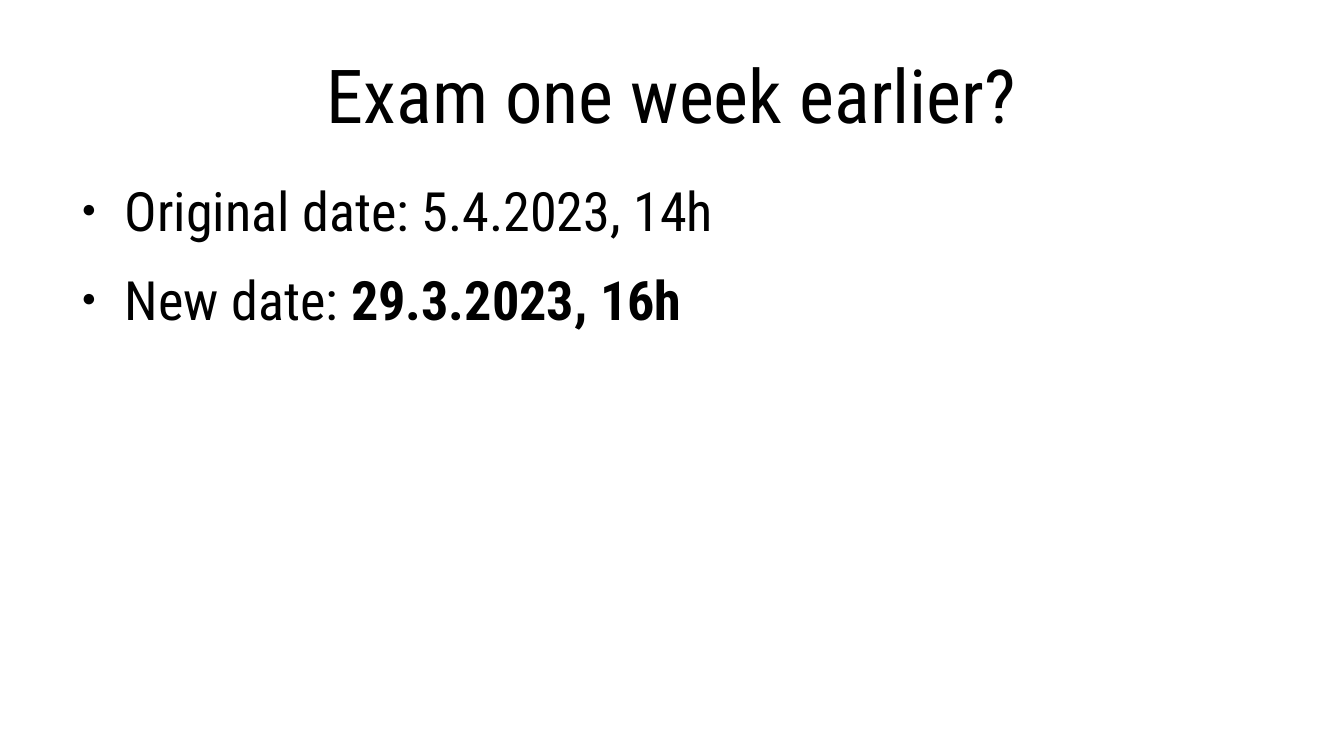
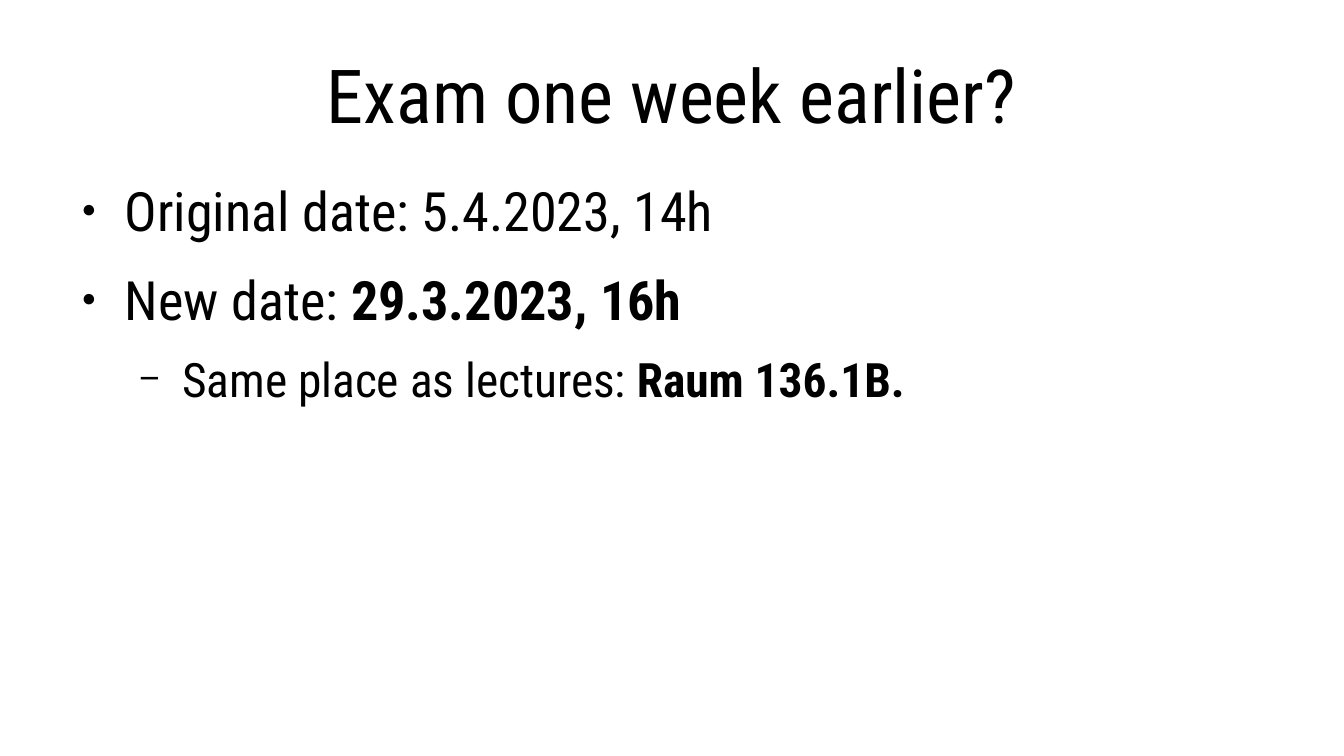
Before and after one commit to lorentzo/IntroductionToComputerGraphics, a slide deck: slide 2 of news/2_news_8_2_2023/news_8_2_2023.odp. Drawn at 1344x756 pixels with LibreOffice and Linux fonts; fonts in the diff are those of the drawing. Boxes give left, top, right and bottom in pixels: in the first picture for what was removed or moved away, otherwise in the second. Text is boxed around its words. In the diff, an @@ line names an element or a change of style, - is before the commit and + after.

```diff
--- a/news/2_news_8_2_2023/news_8_2_2023.odp
+++ b/news/2_news_8_2_2023/news_8_2_2023.odp
@@ text at <box>182,361,905,407</box>: paragraph added @@
+  − Same place as lectures: Raum 136.1B.
```
Also in this commit, not shown: 3 other slides changed, 4 other files.
